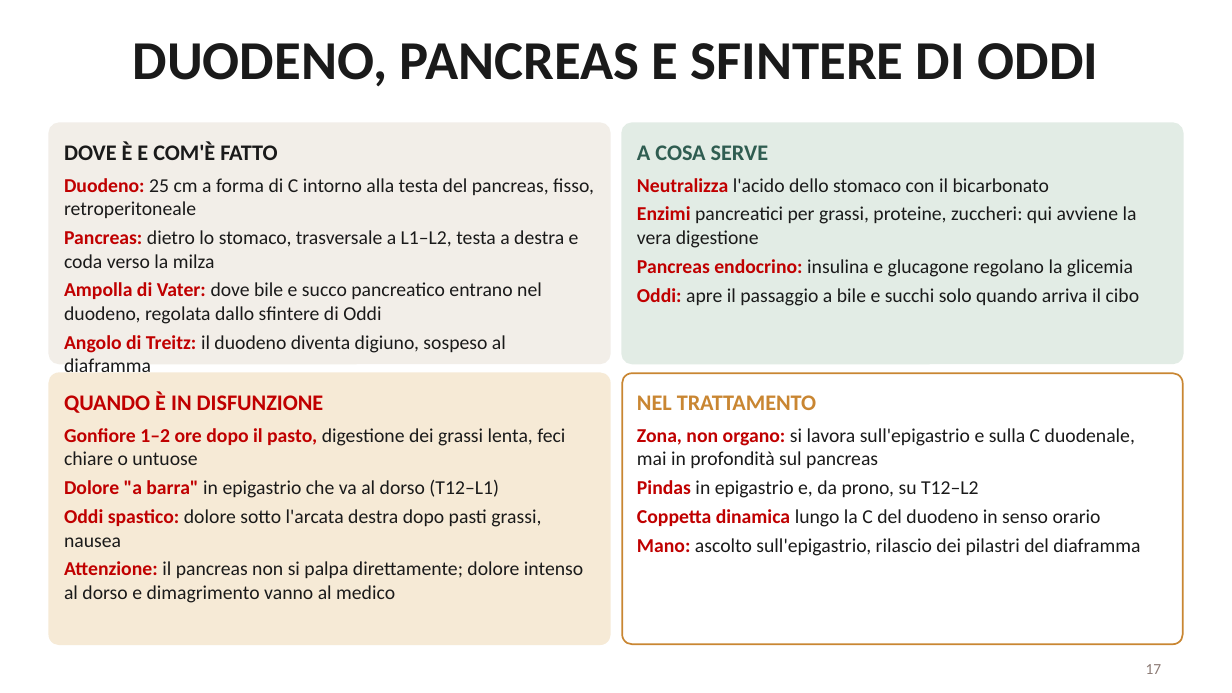
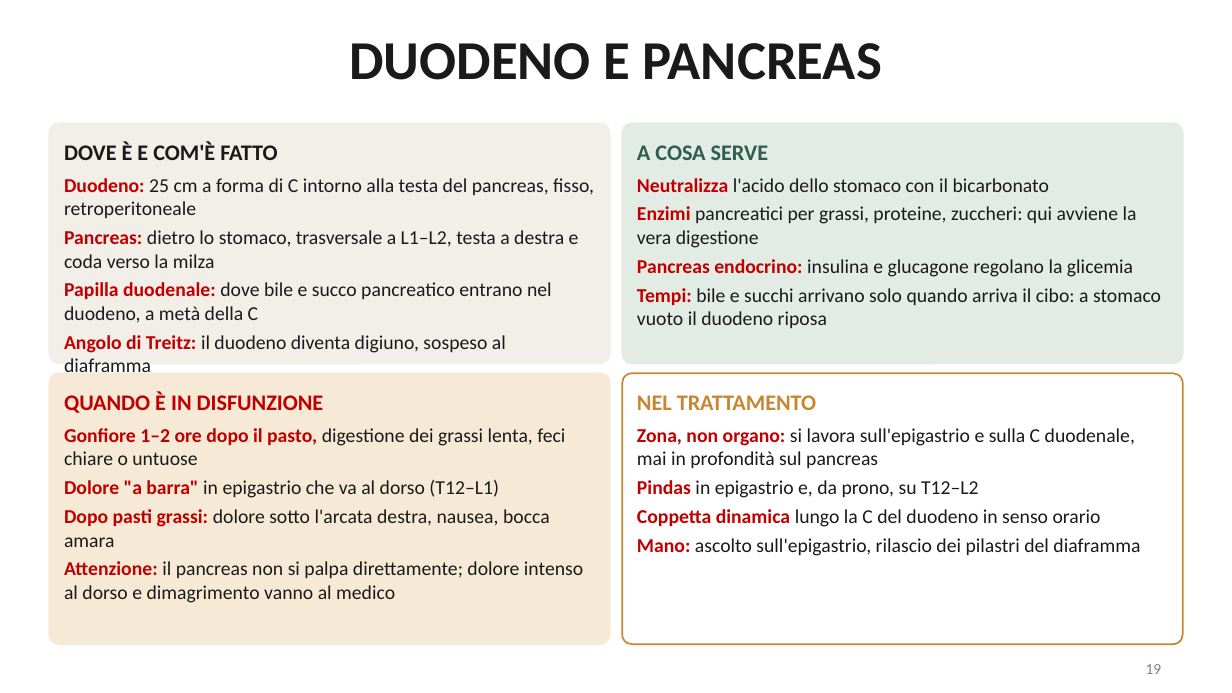
Before and after one commit to davidemcb/kinesiologia-studio, a slide deck: slide 19 of formazione/dispense/viscerale-2-livello.pptx (slide 17 before the commit). Drawn at 1232x693 pixels with LibreOffice and Linux fonts; fonts in the diff are those of the drawing. Boxes give left, top, right and bottom in pixels: in the first picture for what was removed or moved away, otherwise in the second. Text is boxed around its words. In the diff, an @@ line names an element or a change of style, - is before the commit and + after.

```diff
--- a/formazione/dispense/viscerale-2-livello.pptx
+++ b/formazione/dispense/viscerale-2-livello.pptx
@@ title at <box>349,43,882,80</box>: text changed @@
-DUODENO, PANCREAS E SFINTERE DI ODDI
+DUODENO E PANCREAS
@@ text at <box>64,282,552,323</box>: text changed @@
-• Ampolla di Vater: dove bile e succo pancreatico entrano nel duodeno, regolata dallo sfintere di Oddi
+• Papilla duodenale: dove bile e succo pancreatico entrano nel duodeno, a metà della C
@@ text at <box>637,288,1161,328</box>: text changed @@
-• Oddi: apre il passaggio a bile e succhi solo quando arriva il cibo
+• Tempi: bile e succhi arrivano solo quando arriva il cibo: a stomaco vuoto il duodeno riposa
@@ text at <box>64,509,550,547</box>: text changed @@
-• Oddi spastico: dolore sotto l'arcata destra dopo pasti grassi, nausea
+• Dopo pasti grassi: dolore sotto l'arcata destra, nausea, bocca amara
@@ page number at <box>1146,664,1162,674</box>: text changed @@
-17
+19
```
Also in this commit, not shown: 3 other slides changed, 2 slides added.
